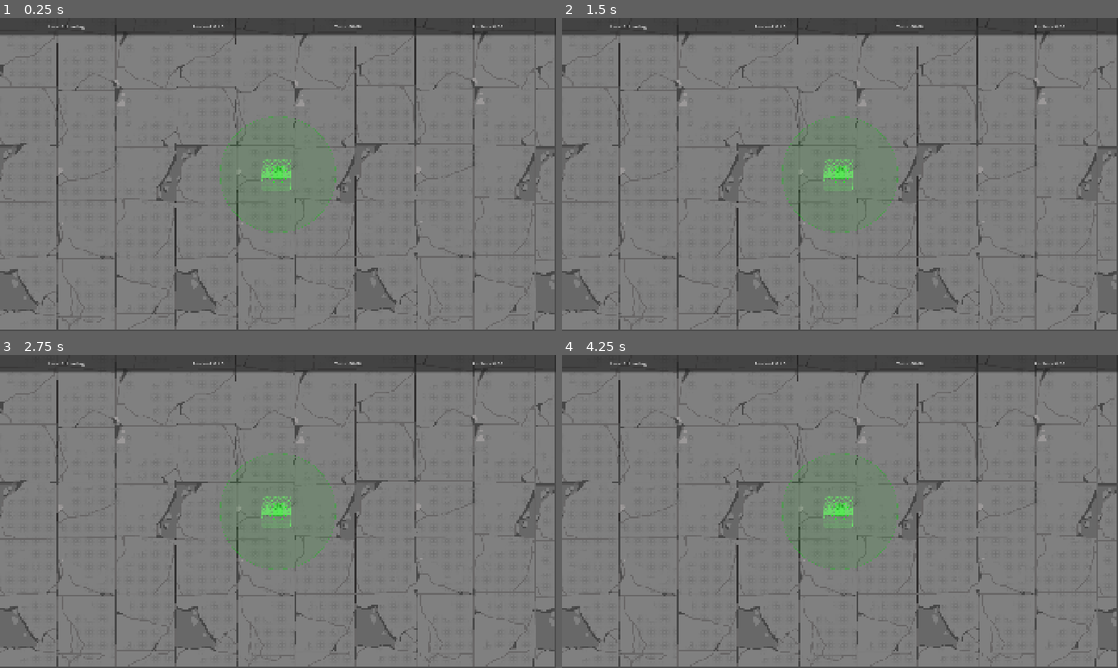
Above: before the commit, frames 1-4 (two rows, left to right).
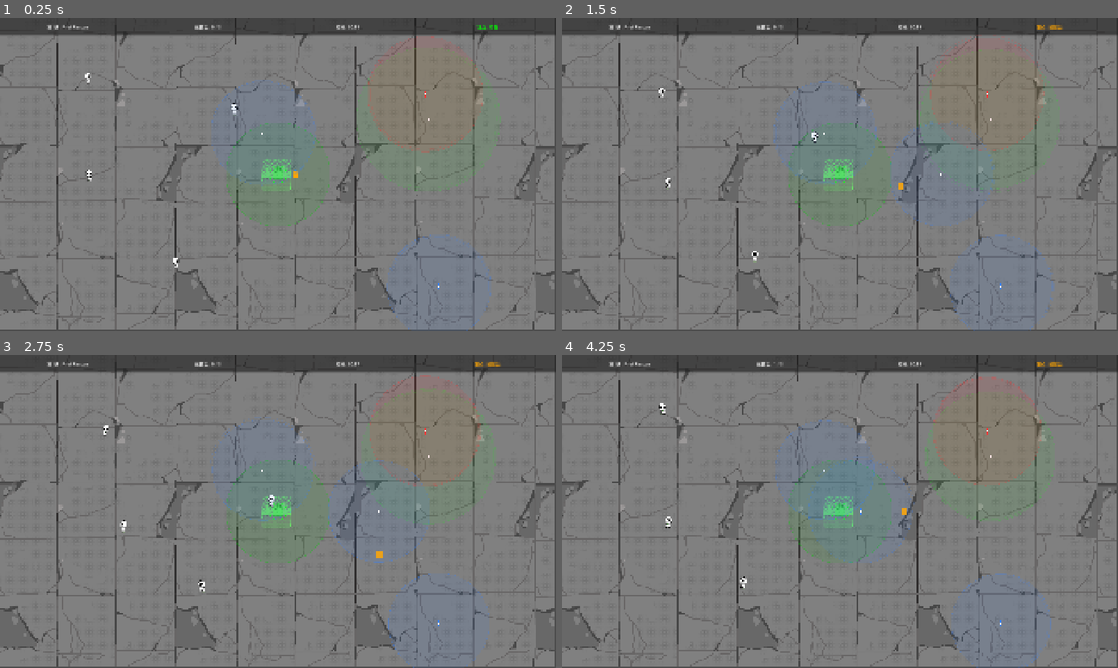
Above: after the commit, the same moments.

Repository: kunk70352-png/Safe-Anchor
Game: Godot game, scene res://src/main/main.tscn
The game is run twice, just before and just after one commit, with the same random seed, the same clock (stepped at 60 frames per second) and the same inputs.
Inputs:
- Up to frame 1 (0.25 s): no input
- Up to frame 2 (1.5 s): hold D (move_right) 0.53-1.28 s; tap Space (charge_throw) at 0.6, 1.35 s; hold S (move_down) from 1.28 s (still down)
- Up to frame 3 (2.75 s): release S (move_down) at 2.03 s; hold D (move_right) from 2.03 s (still down); tap Space (charge_throw) at 2.1 s
- Up to frame 4 (4.25 s): release D (move_right) at 2.78 s; hold W (move_up) 2.78-3.53 s; tap Space (charge_throw) at 2.85, 3.6 s; hold A (move_left) from 3.53 s (still down)

The runs differ from the first frame. In frame 1, 1.4% of the frame differs, in the area x 8-91%, y 2-100%; in frame 2, 1.5%; in frame 3, 1.5%; in frame 4, 3.4%.
Error before the commit: Parse Error: Could not parse global class "Player" from "res://src/player/player.gd". (res://src/world/world.gd:21)

Commit message:
修复player.gd缩进错误导致解析失败

Diff:
--- a/src/player/player.gd
+++ b/src/player/player.gd
@@ -81,7 +81,7 @@
 		if global_position.distance_to(a.global_position) < pickup_dist:
 			if not a.picked_up.is_connected(_on_anchor_picked_up):
 				a.picked_up.connect(_on_anchor_picked_up)
-		_held_anchor = load(a.scene_file_path)
+			_held_anchor = load(a.scene_file_path)
 			_held_anchor_radius = float(a.get("attraction_radius"))
 			a.pick_up()
 			break
